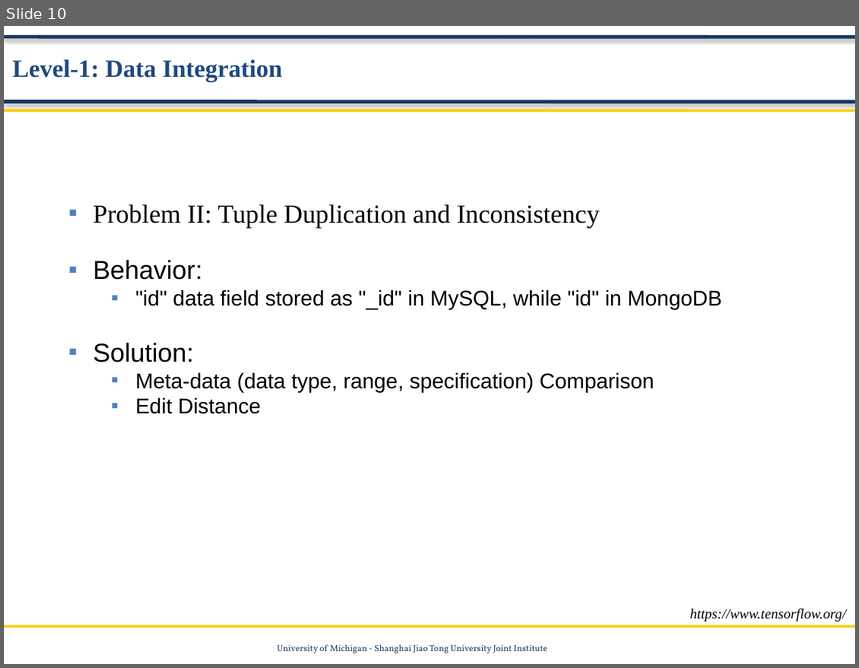
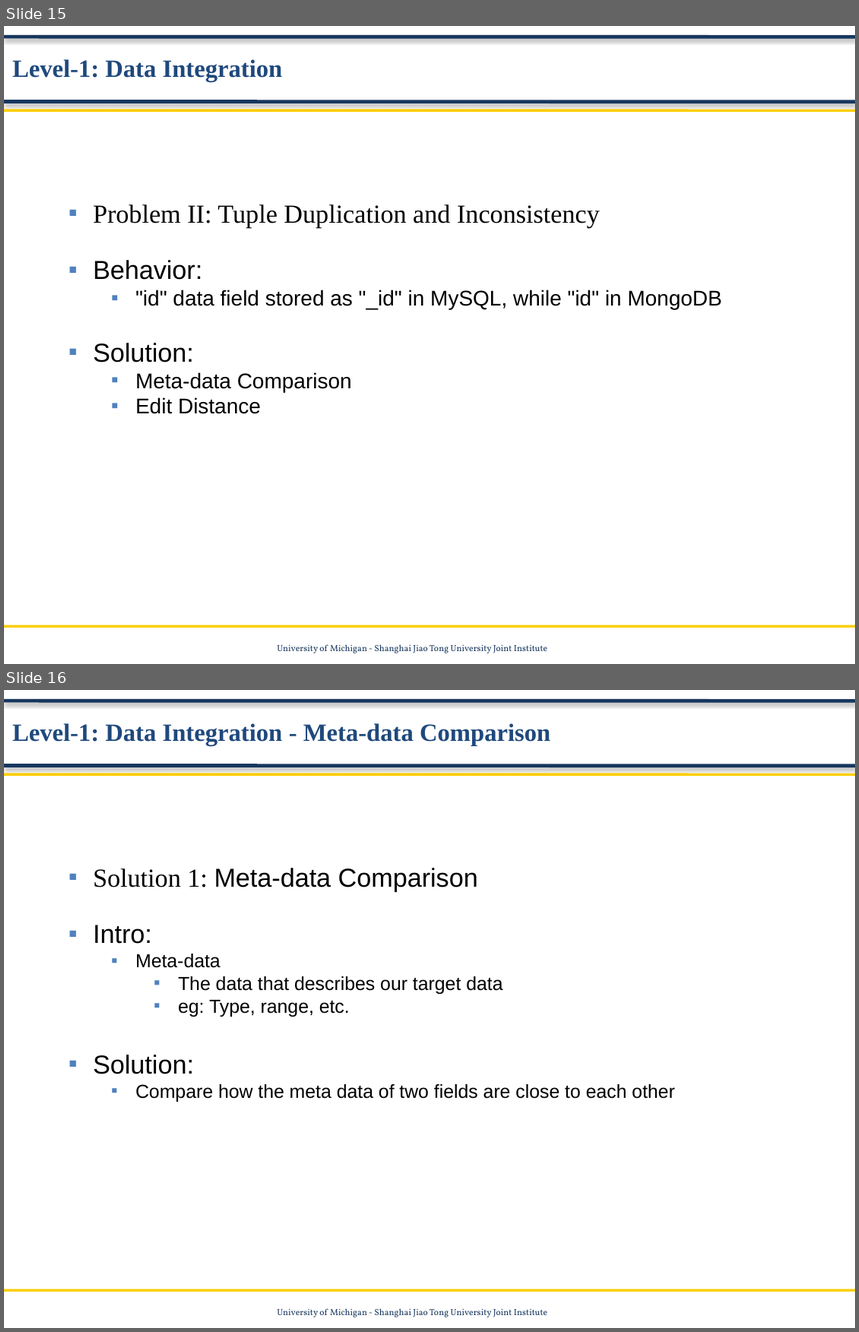
Before and after one commit to Data-Mining-UMJI/Data-Storage-Under-Revise, a slide deck: Preprocessing/Data Preprocessing.pptx. Shown one above the other, each under a label of ours: slide 10 before the commit, slides 15 and 16 after it. The pictures are 859x668 and 859x1332 pixels, drawn with LibreOffice and Linux fonts; fonts in the diff are those of the drawing; background and template pictures are left out. Boxes give left, top, right and bottom in pixels: in the first picture for what was removed or moved away, otherwise in the second. Text is boxed around its words. In the diff, an @@ line names an element or a change of style, - is before the commit and + after.

```diff
--- a/Preprocessing/Data Preprocessing.pptx
+++ b/Preprocessing/Data Preprocessing.pptx
@@ slide 16 added at (4, 690, 855, 1328), background #FFFFFF; not listed: 5 template elements that a slide beside it also shows @@
@@ text added at (12, 723, 550, 746), 21 pt, text #1F497D, bold @@
+Level-1: Data Integration - Meta-data Comparison
@@ text added at (93, 868, 675, 1102), 16 pt, text #000000 @@
+■ Solution 1: Meta-data Comparison
+■ Intro:
+  ■ Meta-data
+    ■ The data that describes our target data
+    ■ eg: Type, range, etc.
+■ Solution:
+  ■ Compare how the meta data of two fields are close to each other
@@ what was slide 10 is now slide 15 @@
@@ slide 15 changed as well @@
@@ text at (135, 373, 352, 392): text changed @@
-  ■ Meta-data (data type, range, specification) Comparison
+  ■ Meta-data Comparison
@@ text removed at (690, 609, 847, 622) @@
-https://www.tensorflow.org/
```
Also in this commit, not shown: 10 other slides changed, 13 other slides added, 1 slide removed, 2 other files.
